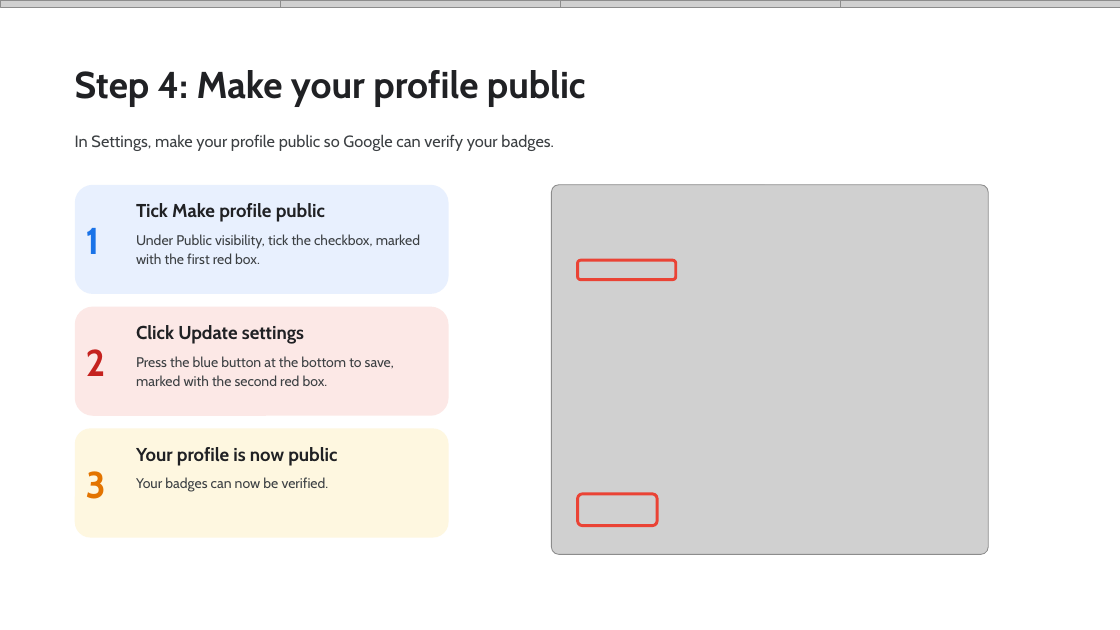
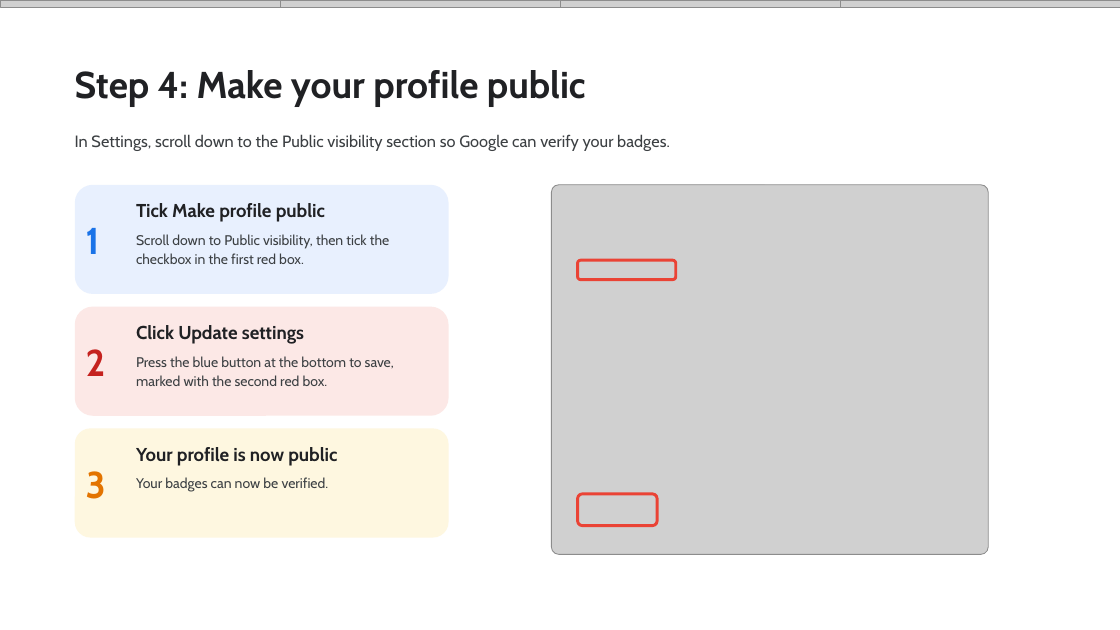
Before and after one commit to Viverun/Realism_Grade, a slide deck: slide 5 of Skill_Boost_Registration_Guide.pptx. Drawn at 1120x630 pixels with LibreOffice and Linux fonts; fonts in the diff are those of the drawing; grey boxes stand for pictures. Boxes give left, top, right and bottom in pixels: in the first picture for what was removed or moved away, otherwise in the second. Text is boxed around its words. In the diff, an @@ line names an element or a change of style, - is before the commit and + after.

```diff
--- a/Skill_Boost_Registration_Guide.pptx
+++ b/Skill_Boost_Registration_Guide.pptx
@@ text at [75,134,670,151]: text changed @@
-In Settings, make your profile public so Google can verify your badges.
+In Settings, scroll down to the Public visibility section so Google can verify your badges.
@@ text at [136,234,389,264]: text changed @@
-Under Public visibility, tick the checkbox, marked with the first red box.
+Scroll down to Public visibility, then tick the checkbox in the first red box.
```
Also in this commit, not shown: 1 other slide changed.
